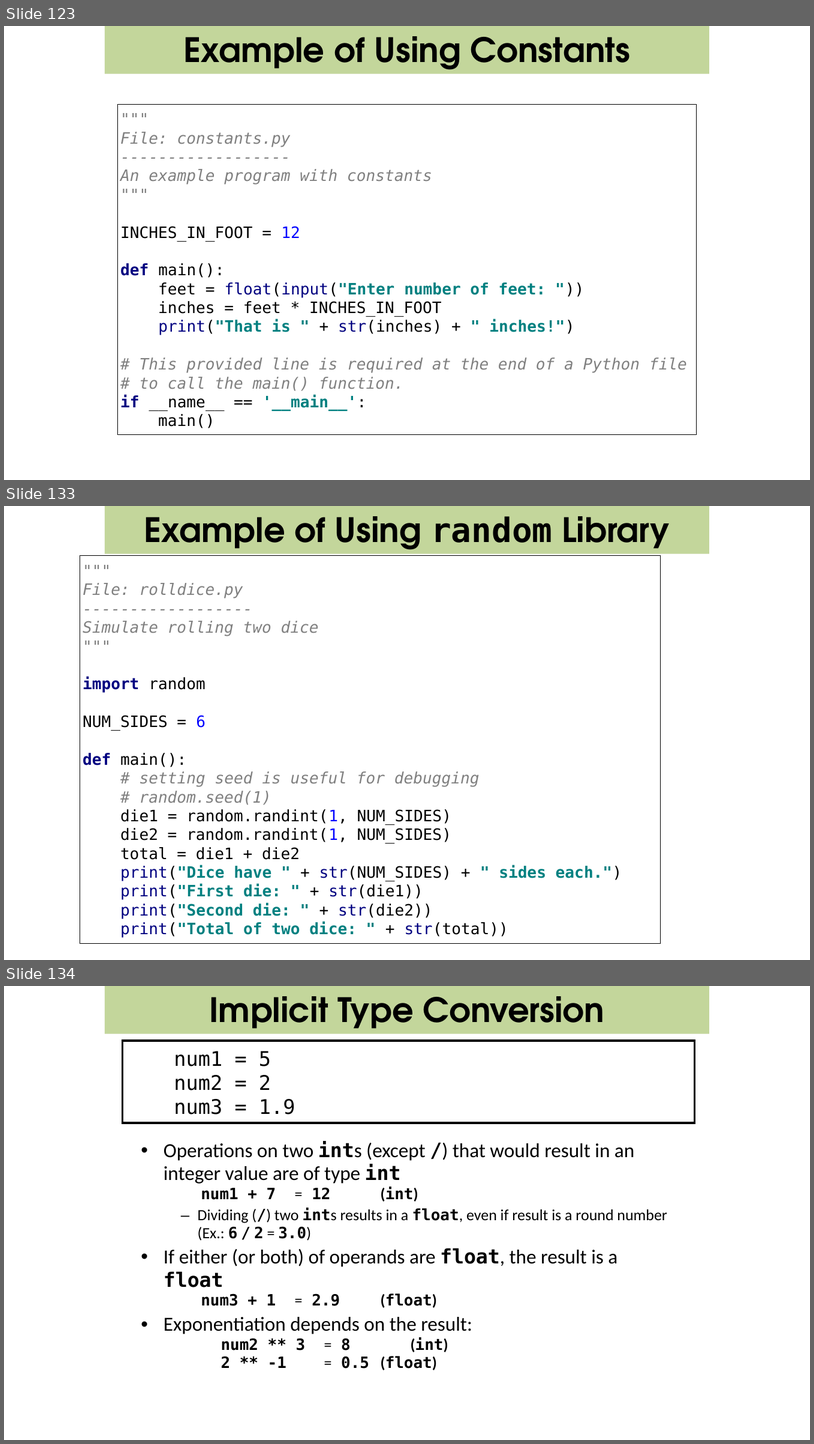
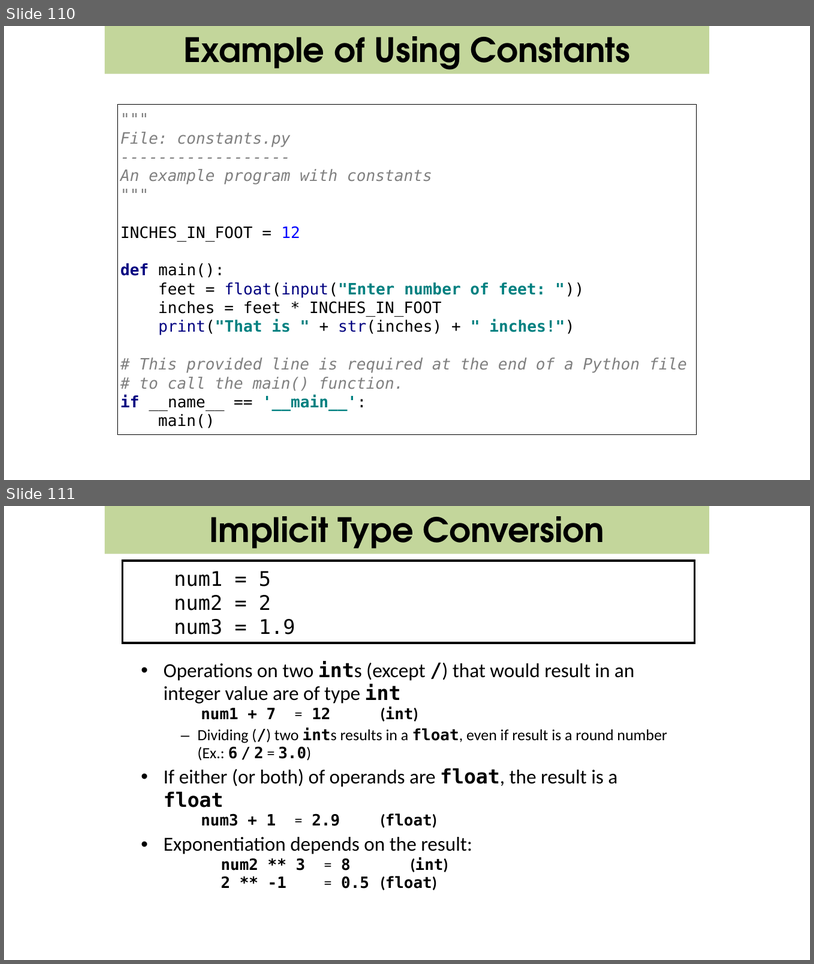
Before and after one commit to csbridge/csbridge2020, a slide deck: docs/slides/IntroPython_Variable_Math_RandomNumbers.pptx. Shown one above the other, each under a label of ours: slides 123, 133 and 134 before the commit, slides 110 and 111 after it; the slides between them are not shown. The pictures are 814x1444 and 814x964 pixels, drawn with LibreOffice and Linux fonts; fonts in the diff are those of the drawing; background and template pictures are left out. Boxes give left, top, right and bottom in pixels: in the first picture for what was removed or moved away, otherwise in the second. Text is boxed around its words. In the diff, an @@ line names an element or a change of style, - is before the commit and + after.

Commit message:
Removed Math Lib and Random Number from Day3Am slides

```diff
--- a/docs/slides/IntroPython_Variable_Math_RandomNumbers.pptx
+++ b/docs/slides/IntroPython_Variable_Math_RandomNumbers.pptx
@@ slide 133 removed at <box>4,506,810,960</box>, background #FFFFFF @@
@@ rectangle removed at <box>105,506,710,553</box> @@
@@ text removed at <box>144,516,670,556</box> @@
-Example of Using random Library
@@ rectangle removed at <box>80,556,661,943</box> @@
-"""
-File: rolldice.py
-------------------
-Simulate rolling two dice
-"""
-import random
-NUM_SIDES = 6
-def main():
-# setting seed is useful for debugging
-# random.seed(1)
-die1 = random.randint(1, NUM_SIDES)
-die2 = random.randint(1, NUM_SIDES)
-total = die1 + die2
-print("Dice have " + str(NUM_SIDES) + " sides each.")
-print("First die: " + str(die1))
-print("Second die: " + str(die2))
-print("Total of two dice: " + str(total))
@@ what was slide 123 is now slide 110 @@
@@ what was slide 134 is now slide 111 @@
```
Also in this commit, not shown: 2 slides changed, 22 other slides removed, 1 other file.
